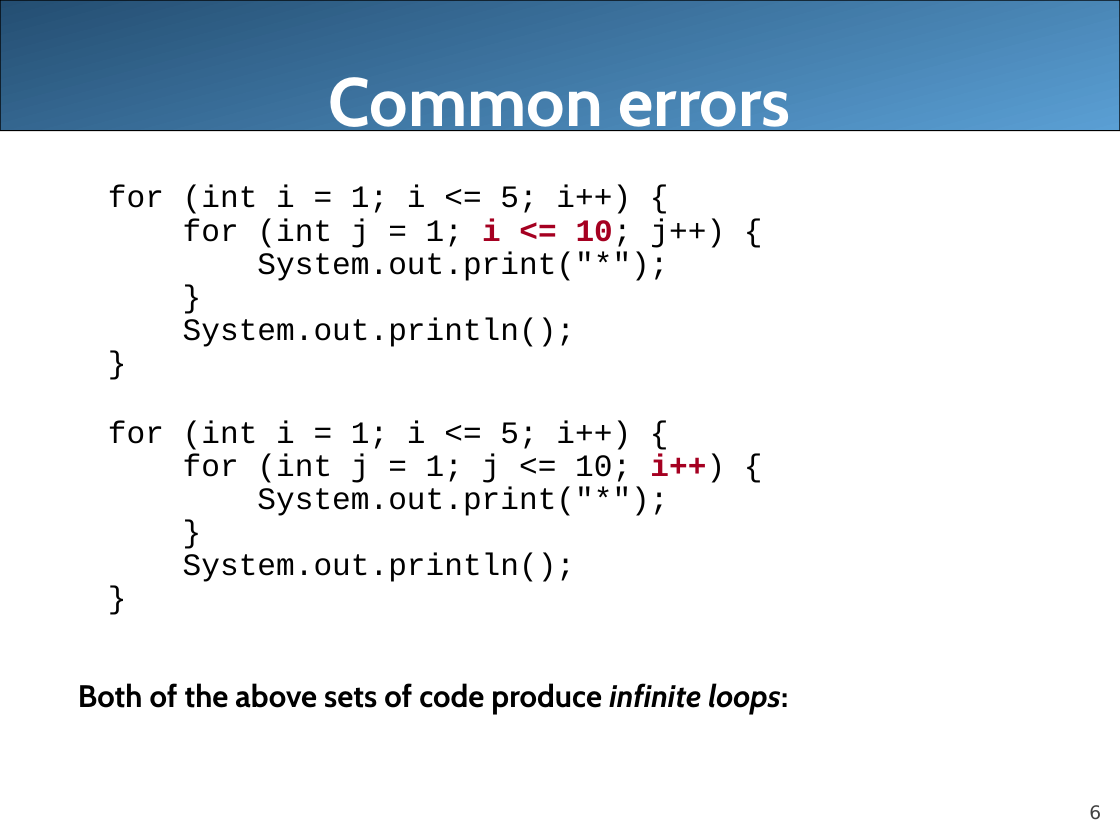
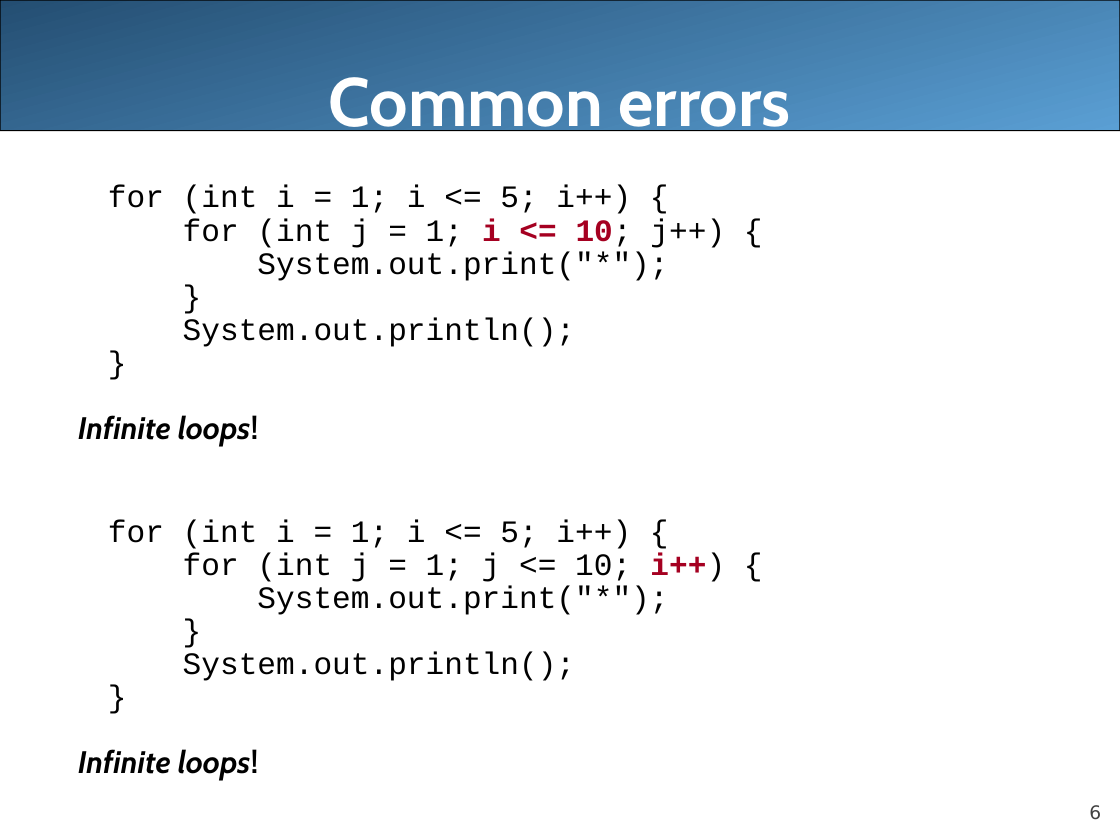
Before and after one commit to LongBaoNguyen/longbaonguyen.github.io, a slide deck: slide 6 of courses/apcsa/lecture12.ppt. Drawn at 1120x840 pixels with LibreOffice and Linux fonts; fonts in the diff are those of the drawing. Boxes give left, top, right and bottom in pixels: in the first picture for what was removed or moved away, otherwise in the second. Text is boxed around its words. In the diff, an @@ line names an element or a change of style, - is before the commit and + after.

```diff
--- a/courses/apcsa/lecture12.ppt
+++ b/courses/apcsa/lecture12.ppt
@@ text at (x1=78, y1=415, x2=259, y2=446): paragraph added @@
+  Infinite loops!
@@ text at (x1=78, y1=749, x2=259, y2=781): text changed; italic on @@
-  Both of the above sets of code produce infinite loops:
+  Infinite loops!
```
Also in this commit, not shown: 5 other slides changed, 8 slides added, 2 slides removed, 2 other files.
